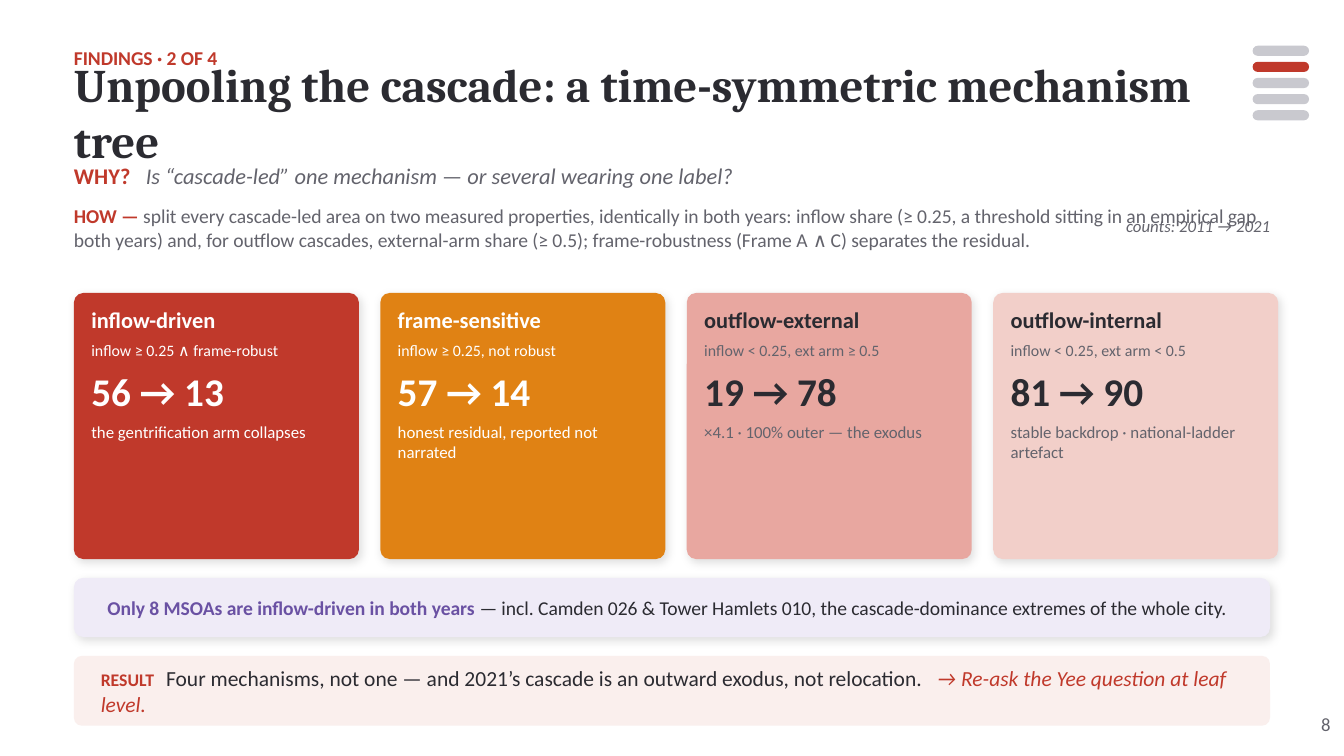
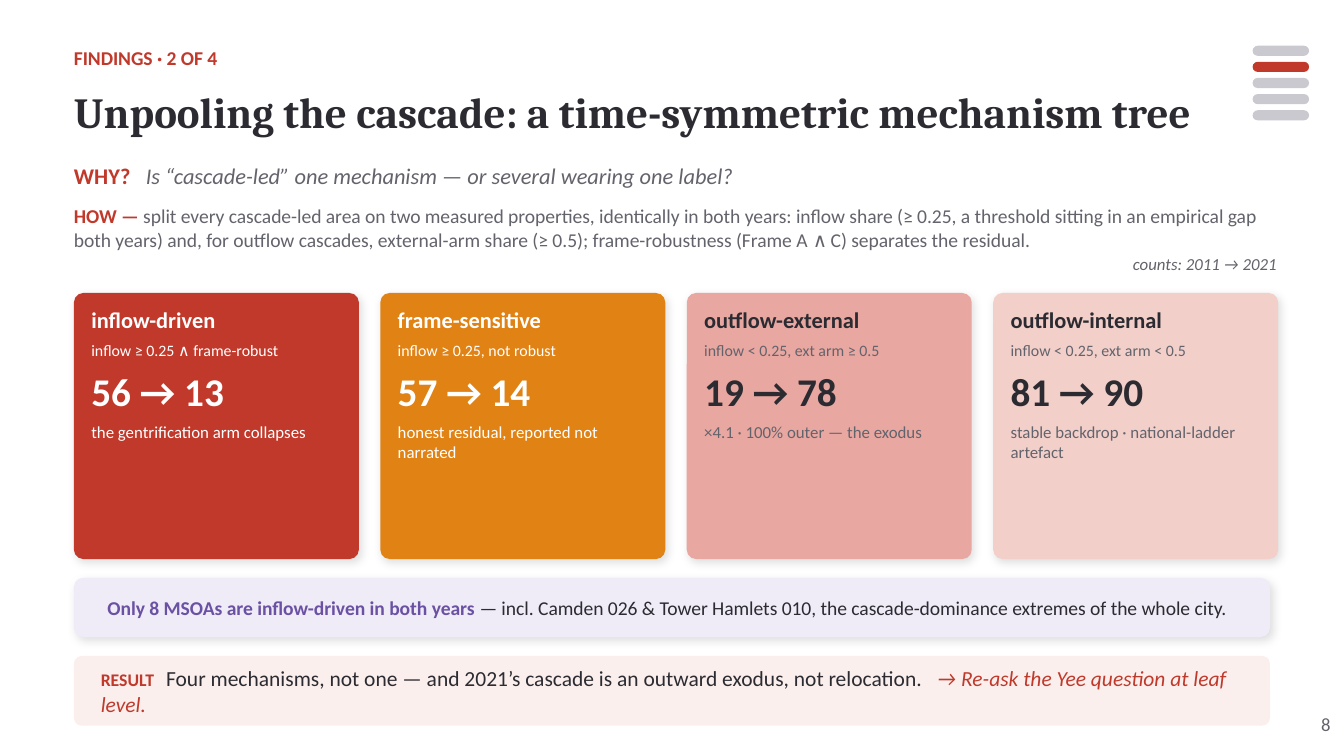
Before and after one commit to yxing82/CASA-Dissertation, a slide deck: slide 8 of mini-conference/Flow_Gentrification_Deck_v7_20260705.pptx. Drawn at 1344x756 pixels with LibreOffice and Linux fonts; fonts in the diff are those of the drawing. Boxes give left, top, right and bottom in pixels: in the first picture for what was removed or moved away, otherwise in the second. Text is boxed around its words. In the diff, an @@ line names an element or a change of style, - is before the commit and + after.

```diff
--- a/mini-conference/Flow_Gentrification_Deck_v7_20260705.pptx
+++ b/mini-conference/Flow_Gentrification_Deck_v7_20260705.pptx
@@ text "Unpooling the cascade: a time-symmetric ..." at <box>74,98,1191,138</box>: size 25 to 23 pt @@
@@ text "counts: 2011 → 2021": place and size @@
-text "counts: 2011 → 2021" at <box>1126,218,1270,232</box>
+text "counts: 2011 → 2021" at <box>1133,259,1277,270</box>
```
Also in this commit, not shown: 11 other slides changed, 6 other files.
